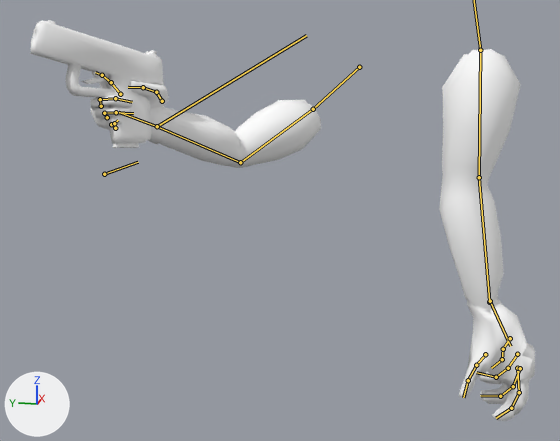
Renders of the glTF model gamedata/models/arms_newpistol/arms_newpistol.glb from each side of a commit.
Before and after are seen from a 50 mm lens placed at (-15.34, -3.68, 2.19), pointed at (0.99, -0.42, -1.89). Every picture has the same lights, and +X, +Y and +Z are marked at lower left. Both versions are drawn at frame 2 of the action 'SHOOT'; the numbers are the values there. The bones that bend it are drawn over the model as lines.

Names of what the first picture shows: 'Arms', 'Magazine', 'Pistol'.
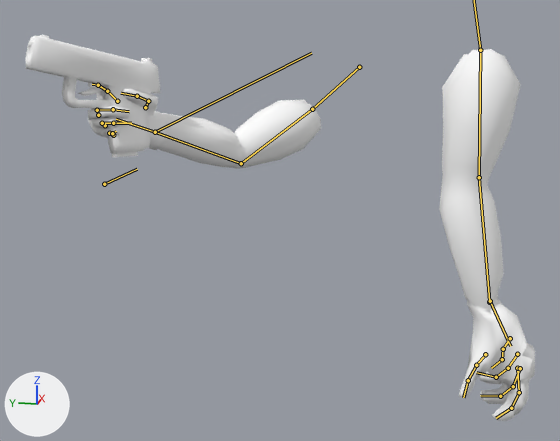
Location of each change, (x1, y1, x2, y2) in pixels of the pictures (560 x 441 px):
```json
{"object": "Arms", "change": "posed", "before": [90, 49, 535, 421], "after": [87, 49, 535, 421]}
{"object": "Pistol", "change": "posed", "before": [31, 20, 164, 144], "after": [25, 35, 161, 154]}
{"object": "Magazine", "change": "posed", "before": [113, 143, 139, 148], "after": [112, 152, 138, 157]}
{"bone": "PalmIK.R", "before": "(157, 126) to (306, 35)", "after": "(155, 132) to (311, 53)"}
{"bone": "Shoulder.R", "before": "(359, 67) to (313, 109)", "after": "(359, 67) to (312, 109)"}
{"bone": "Bicep.R", "before": "(313, 109) to (240, 162)", "after": "(312, 109) to (241, 163)"}
{"bone": "Forearm.R", "before": "(240, 162) to (157, 126)", "after": "(241, 163) to (155, 132)"}
{"bone": "Palm.R", "before": "(157, 126) to (118, 112)", "after": "(155, 132) to (116, 119)"}
{"bone": "Thumb1.R", "before": "(162, 101) to (156, 92)", "after": "(145, 107) to (148, 101)"}
{"bone": "Thumb2.R", "before": "(156, 92) to (143, 87)", "after": "(148, 101) to (137, 96)"}
{"bone": "Thumb3.R", "before": "(143, 87) to (128, 87)", "after": "(137, 96) to (121, 93)"}
```

The change, as JSON lines over the scene's bpy script:
```json
{"block": "bone_palmik_r", "where": "bone_palmik_r = bpy.data.objects['Armature'].pose.bones['PalmIK.R']"}
{"op": "set", "path": "bone_palmik_r.location", "old": "(-3.79, -2.69, -2.73)", "new": "(-3.82, -2.81, -2.77)"}
{"op": "set", "path": "bone_palmik_r.rotation_quaternion", "old": "(0.784, 0.411, 0.225, -0.406)", "new": "(0.768, 0.439, 0.217, -0.413)", "note": "degrees (40, 43, -38) -> degrees (44, 44, -38)"}
{"block": "bone_shoulder_r", "where": "bone_shoulder_r = bpy.data.objects['Armature'].pose.bones['Shoulder.R']"}
{"op": "set", "path": "bone_shoulder_r.rotation_quaternion", "old": "(0.89, 0.22, -0.03, 0.399)", "new": "(0.887, 0.218, -0.03, 0.406)", "note": "degrees (22, -13, 46) -> degrees (22, -13, 47)"}
{"block": "bone_bicep_r", "where": "bone_bicep_r = bpy.data.objects['Armature'].pose.bones['Bicep.R']  # child of 'Shoulder.R'"}
{"op": "set", "path": "bone_bicep_r.rotation_quaternion", "old": "(0.733, -0.091, 0.118, -0.664)", "new": "(0.736, -0.083, 0.115, -0.662)", "note": "degrees (-17, 3, -85) -> degrees (-16, 3, -84)"}
{"block": "bone_forearm_r", "where": "bone_forearm_r = bpy.data.objects['Armature'].pose.bones['Forearm.R']  # child of 'Bicep.R'"}
{"op": "set", "path": "bone_forearm_r.rotation_quaternion", "old": "(0.932, -0.299, -0.023, -0.205)", "new": "(0.94, -0.279, -0.022, -0.195)", "note": "degrees (-34, -10, -22) -> degrees (-31, -9, -21)"}
{"block": "bone_palm_r", "where": "bone_palm_r = bpy.data.objects['Armature'].pose.bones['Palm.R']  # child of 'Forearm.R'"}
{"op": "set", "path": "bone_palm_r.rotation_quaternion", "old": "(0.997, -0.029, 0.074, -0.002)", "new": "(0.999, -0.03, 0.04, -0.021)", "note": "degrees (-3, 9, 0) -> degrees (-3, 4, -2)"}
{"block": "bone_thumb1_r", "where": "bone_thumb1_r = bpy.data.objects['Armature'].pose.bones['Thumb1.R']  # child of 'Palm.R'"}
{"op": "set", "path": "bone_thumb1_r.location", "old": "(0.61, -0.19, -0.25)", "new": "(0.4, -0.14, -0.03)"}
{"op": "set", "path": "bone_thumb1_r.rotation_quaternion", "old": "(0.956, 0.282, -0.068, -0.046)", "new": "(0.911, 0.099, -0.057, -0.397)", "note": "degrees (33, -6, -7) -> degrees (13, -1, -47)"}
{"block": "bone_thumb2_r", "where": "bone_thumb2_r = bpy.data.objects['Armature'].pose.bones['Thumb2.R']  # child of 'Thumb1.R'"}
{"op": "set", "path": "bone_thumb2_r.rotation_quaternion", "old": "(0.999, 0.016, -0.029, -0.032)", "new": "(0.976, 0.19, -0.047, 0.1)", "note": "degrees (2, -3, -4) -> degrees (21, -7, 10)"}
{"block": "bone_thumb3_r", "where": "bone_thumb3_r = bpy.data.objects['Armature'].pose.bones['Thumb3.R']  # child of 'Thumb2.R'"}
{"op": "set", "path": "bone_thumb3_r.rotation_quaternion", "old": "(0.992, 0.028, 0.086, 0.091)", "new": "(0.953, 0.183, -0.032, 0.239)", "note": "degrees (4, 10, 11) -> degrees (20, -9, 27)"}
```
